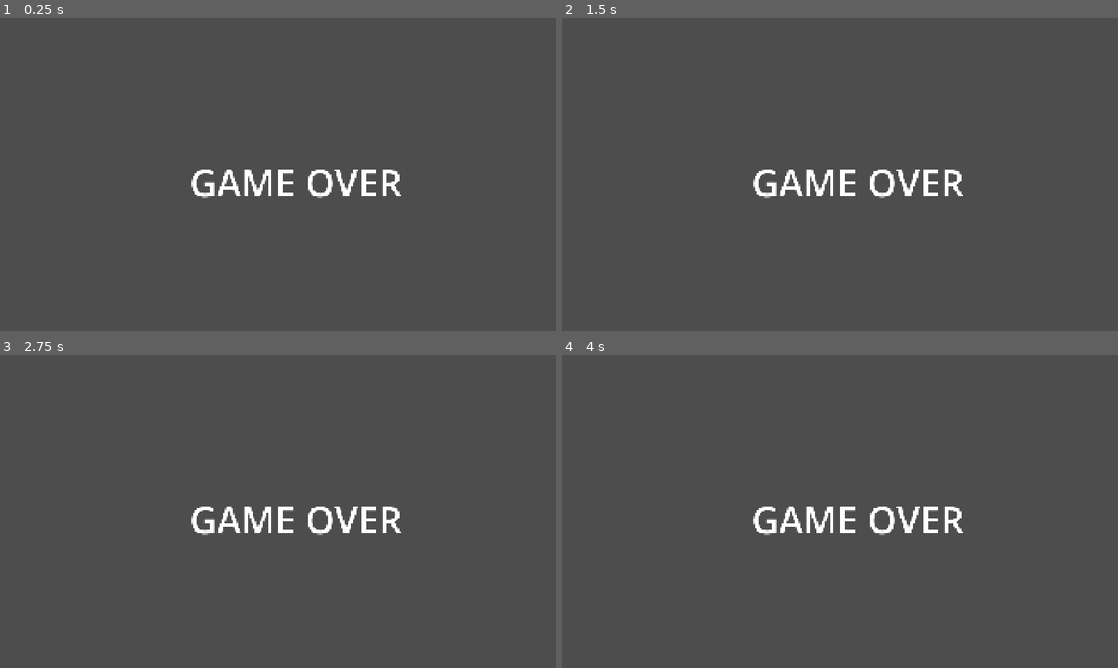
Above: before the commit, frames 1-4 (two rows, left to right).
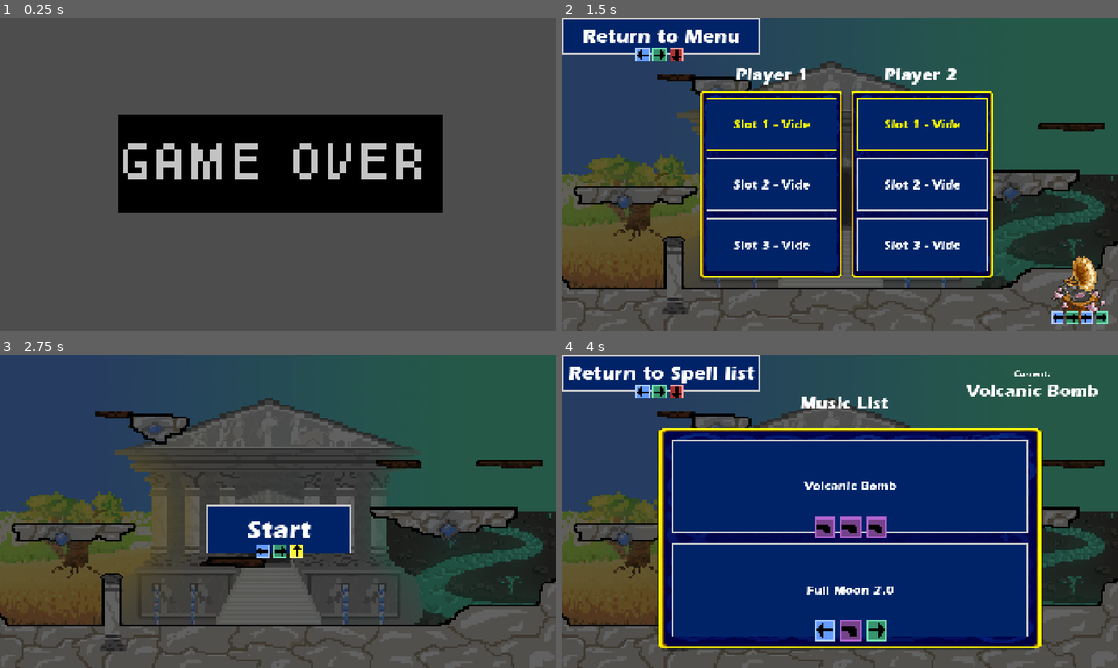
Above: after the commit, the same moments.

Repository: Luciferui/tldr
Game: Godot game, scene res://Scenes/game_over.tscn
Same seed, same stepped clock (60 frames per second), same inputs: the game is played once before the commit and once after it. This scene is started directly instead of the project's main scene.
Inputs (mouse positions are in pixels of both pictures, inside the frame that each line leads up to):
- Up to frame 1 (0.25 s): no input
- Up to frame 2 (1.5 s): hold D (p1_right) from 0.53 s (still down); tap E (p1_heavy) at 0.6 s; tap Space (jump) at 0.77 s; tap Enter at 1.25 s; tap C (p1_dodge) at 1.35 s
- Up to frame 3 (2.75 s): tap Space (jump) at 1.52 s; tap E (p1_heavy) at 1.55 s; release D (p1_right) at 2 s; click (100, 373) at 2 s, where only the run after the commit has a clickable "Return to Menu"
- Up to frame 4 (4 s): click (840, 530) at 2.75 s, where only the run after the commit has a clickable "Start"; click (1079, 627) at 3.52 s

The runs differ from the first frame. In frame 1, 18% of the frame differs, in the area x 21-80%, y 30-63%; in frame 2, 81%; in frame 3, 63%; in frame 4, 89%, in the area x 0-100%, y 0-100%.

Commit message:
Ajouter le Sprite de Game Over et la fonction pour retourner au menus par pousser E

Diff:
--- a/Scenes/game_over.tscn
+++ b/Scenes/game_over.tscn
@@ -1,22 +1,36 @@
 [gd_scene format=3 uid="uid://vvxa8a703cvh"]
 
 [ext_resource type="Script" uid="uid://c6d6awdieeiyj" path="res://Scripts/game_over.gd" id="1_ojehl"]
+[ext_resource type="Texture2D" uid="uid://pkdgamwakmab" path="res://Assets/Sprites/GAME OVER.png" id="2_8fo1c"]
+
+[sub_resource type="AtlasTexture" id="AtlasTexture_ek8ke"]
+atlas = ExtResource("2_8fo1c")
+region = Rect2(0, 0, 160, 48)
+
+[sub_resource type="AtlasTexture" id="AtlasTexture_eoghk"]
+atlas = ExtResource("2_8fo1c")
+region = Rect2(0, 96, 160, 48)
+
+[sub_resource type="SpriteFrames" id="SpriteFrames_vkybu"]
+animations = [{
+"frames": [{
+"duration": 1.0,
+"texture": SubResource("AtlasTexture_ek8ke")
+}, {
+"duration": 1.0,
+"texture": SubResource("AtlasTexture_eoghk")
+}],
+"loop": 2,
+"name": &"gameover",
+"speed": 4.0
+}]
 
 [node name="GameOver" type="Node2D" unique_id=666391068]
 script = ExtResource("1_ojehl")
 
-[node name="RichTextLabel" type="RichTextLabel" parent="." unique_id=1041632216]
-anchors_preset = 8
-anchor_left = 0.5
-anchor_top = 0.5
-anchor_right = 0.5
-anchor_bottom = 0.5
-offset_left = 480.0
-offset_top = 480.0
-offset_right = 1565.0
-offset_bottom = 673.0
-grow_horizontal = 2
-grow_vertical = 2
-theme_override_font_sizes/normal_font_size = 128
-text = "GAME OVER"
-horizontal_alignment = 1
+[node name="Gameover Sprite" type="AnimatedSprite2D" parent="." unique_id=1107937934]
+position = Vector2(970, 502.00003)
+scale = Vector2(7, 7)
+sprite_frames = SubResource("SpriteFrames_vkybu")
+animation = &"gameover"
+frame_progress = 0.33488795
--- a/Scripts/game_over.gd
+++ b/Scripts/game_over.gd
@@ -1,12 +1,16 @@
 extends Node
 
+@onready var sprite: AnimatedSprite2D = $"Gameover Sprite"
 
 # Called when the node enters the scene tree for the first time.
 func _ready() -> void:
+	sprite.play(&"gameover")
 	await get_tree().create_timer(10.0).timeout
 	get_tree().change_scene_to_file("res://Scenes/spell_select_menu.tscn")
 
-
+func _back_to_menus() -> void:
+	if Input.is_action_just_pressed("p1_heavy"):
+		get_tree().change_scene_to_file("res://Scenes/spell_select_menu.tscn")
 # Called every frame. 'delta' is the elapsed time since the previous frame.
 func _process(delta: float) -> void:
-	pass
+	_back_to_menus()
Binary file added: Assets/Sprites/GAME OVER.png
Not shown, added: Assets/Sprites/GAME OVER.png.import
